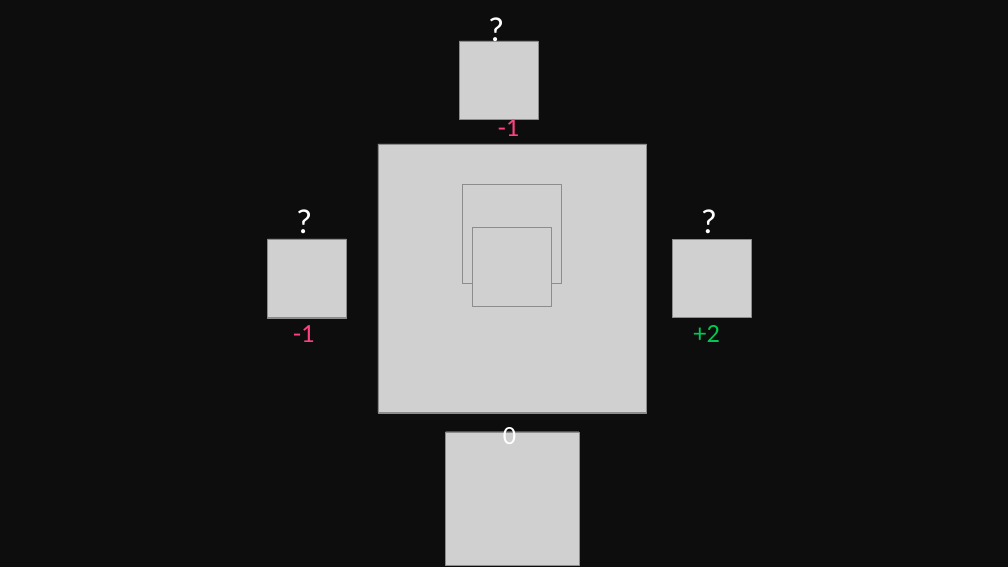
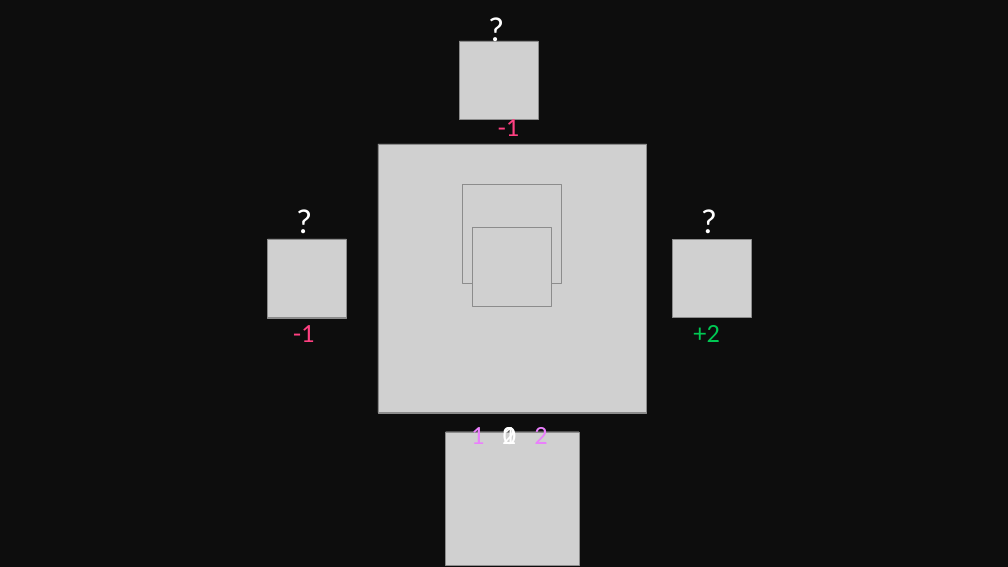
Before and after one commit to golang-basics/concurrency, a slide deck: slide 6 of presentations/7_mutexes/Mutexes.pptx (slide 3 before the commit). Drawn at 1008x567 pixels with LibreOffice and Linux fonts; fonts in the diff are those of the drawing; grey boxes stand for pictures. Boxes give left, top, right and bottom in pixels: in the first picture for what was removed or moved away, otherwise in the second. Text is boxed around its words. In the diff, an @@ line names an element or a change of style, - is before the commit and + after.

```diff
--- a/presentations/7_mutexes/Mutexes.pptx
+++ b/presentations/7_mutexes/Mutexes.pptx
@@ text added at <box>471,423,484,444</box>, 50 pt, text #EA80FC @@
+1
@@ text added at <box>534,423,547,444</box>, 50 pt, text #FFFFFF @@
+2
```
Also in this commit, not shown: 9 other slides changed, 41 slides added, 1 other file.
